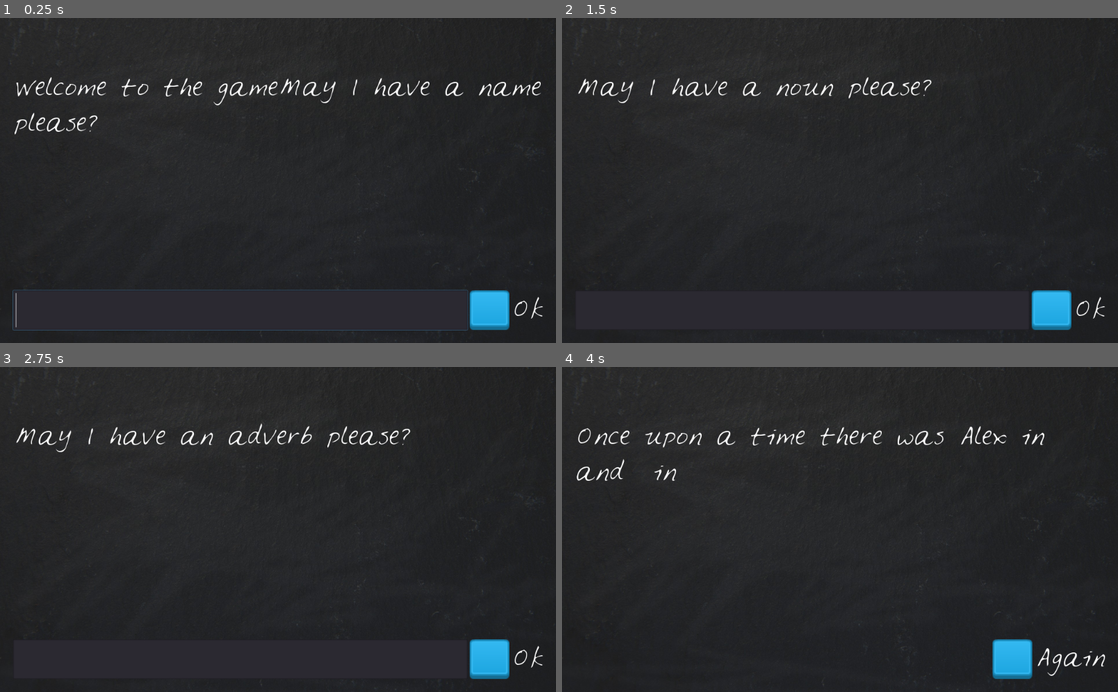
Above: before the commit, frames 1-4 (two rows, left to right).
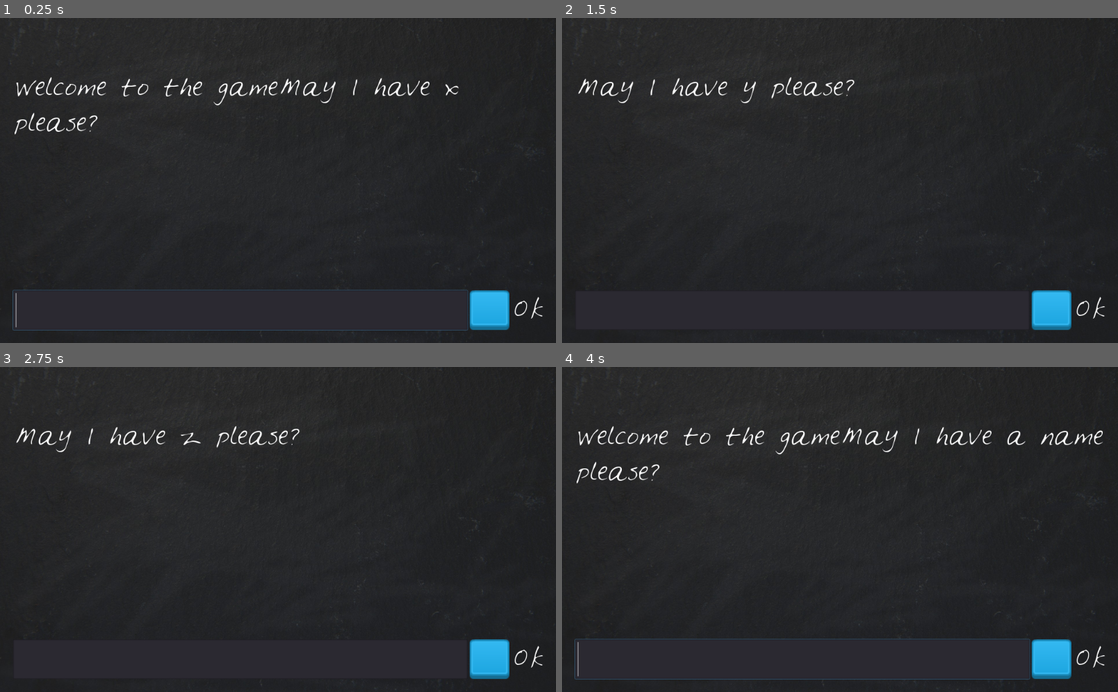
Above: after the commit, the same moments.

Repository: PatrykDagiel/GodotProjects
Game: Godot game, scene res://LonnyLips.tscn
The game is run twice, just before and just after one commit, with the same random seed, the same clock (stepped at 60 frames per second) and the same inputs.
Inputs (mouse positions are in pixels of both pictures, inside the frame that each line leads up to):
- Up to frame 1 (0.25 s): no input
- Up to frame 2 (1.5 s): click (801, 310) at 0.52 s; type "Alex" at 0.6 s; click (1051, 310) at 1.25 s
- Up to frame 3 (2.75 s): click (489, 659) at 2 s
- Up to frame 4 (4 s): click (1051, 659) at 2.75 s; tap Enter at 3.5 s

The runs differ from the first frame. In frame 1, 0.2% of the frame differs, in the area x 80-98%, y 19-25%; in frame 2, 0.6%; in frame 3, 0.7%; in frame 4, 4.4%, in the area x 2-98%, y 18-97%.

Commit message:
Functional LL v2

Diff:
--- a/LoonyLips/LonnyLips.gd
+++ b/LoonyLips/LonnyLips.gd
@@ -1,17 +1,30 @@
 extends Control
 
 var player_words = []
-var story = "Once upon a time there was %s in %s and %s in %s"
-var prompts = ["a name", "a noun", "an adverb", "an adjective"]
+var template = [
+	{
+	"prompts": ["a name", "a noun", "an adverb", "an adjective"],
+	"story": "Once upon a time there was %s in %s and %s in %s"
+	},
+	{
+	"prompts": ["x", "y", "z"],
+	"story": "Three inputs: %s %s, %s"
+	}
+]
+var current_story
 
 onready var PlayerText = $VBoxContainer/HBoxContainer/PlayerText
 onready var DisplayText = $VBoxContainer/DisplayText
 
 func _ready():
+	set_current_story()
 	welcome_prompt()
 	check_player_words_length()
 	PlayerText.grab_focus()
 
+func set_current_story():
+	randomize()
+	current_story = template[randi() % template.size()]
 
 func _on_PlayerText_text_entered(new_text):
 	add_to_player_words()
@@ -32,13 +45,13 @@
 	check_player_words_length()
 
 func is_story_done():
-	return player_words.size() == prompts.size()
+	return player_words.size() == current_story.prompts.size()
 
 func prompt_player():
-	DisplayText.text += "May I have " + prompts[player_words.size()] + " please?"
+	DisplayText.text += "May I have " + current_story.prompts[player_words.size()] + " please?"
 
 func tell_story():
-	DisplayText.text = story % player_words
+	DisplayText.text = current_story.story % player_words
 
 func check_player_words_length():
 	if is_story_done():
